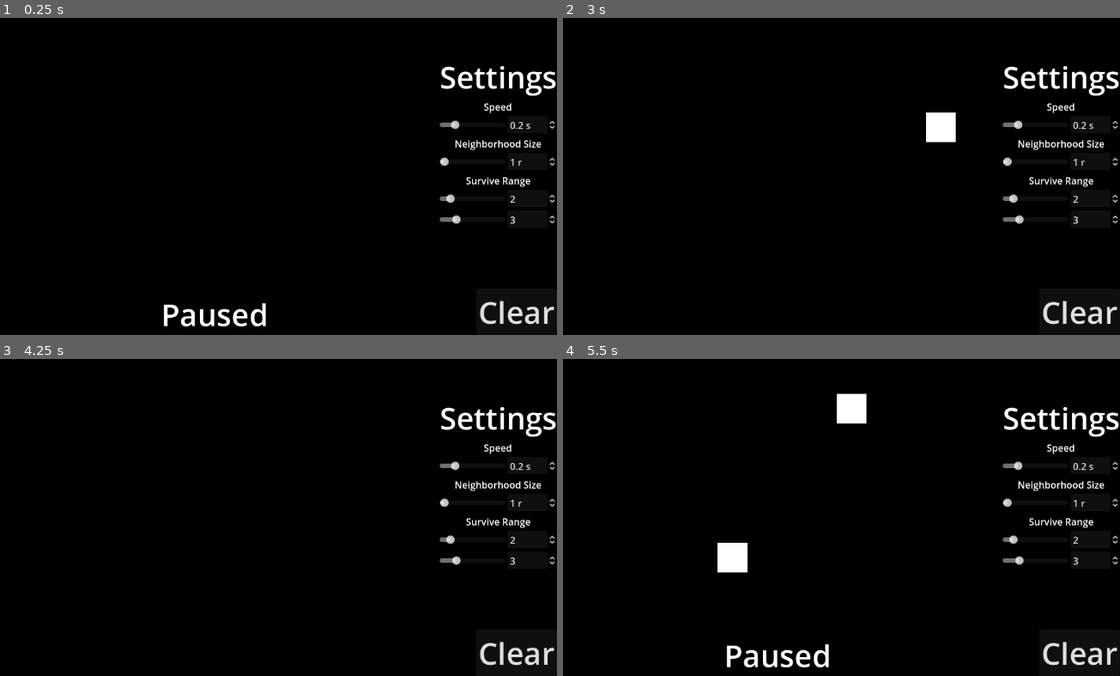
Above: before the commit, frames 1-4 (two rows, left to right).
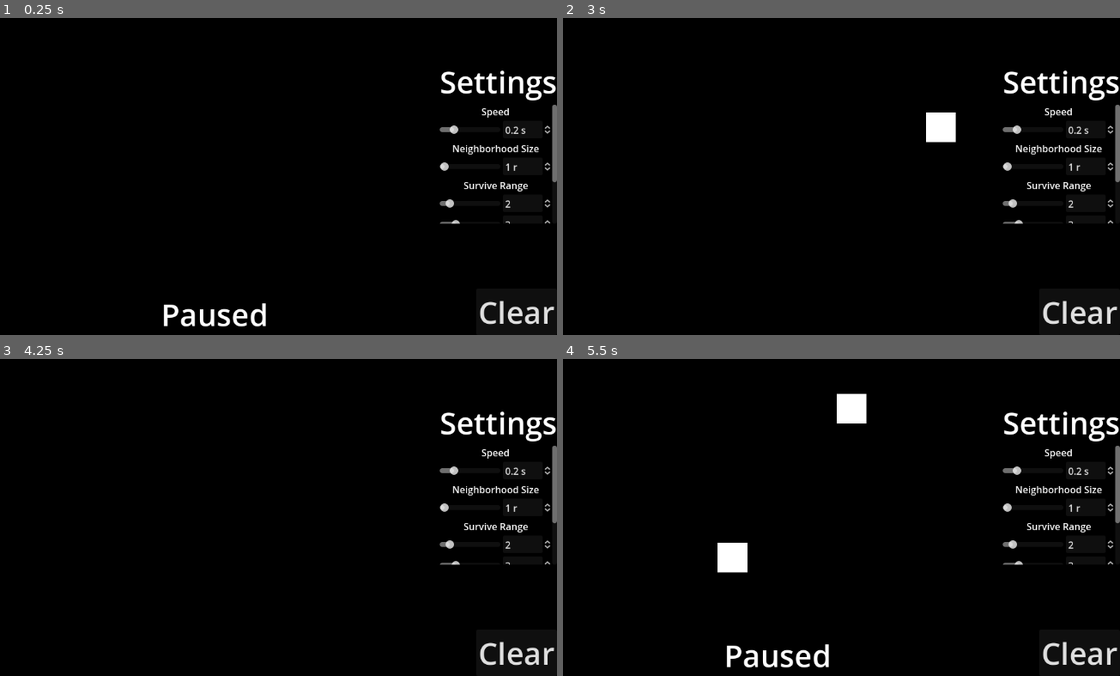
Above: after the commit, the same moments.

Repository: Shuflduf/GridBox
Game: Godot game, scene res://Scenes/main.tscn
Two runs of this game, one before a commit and one after it. Both use one fixed random seed, a clock stepped at 60 frames per second and the inputs below.
Inputs (mouse positions are in pixels of both pictures, inside the frame that each line leads up to):
- Up to frame 1 (0.25 s): no input
- Up to frame 2 (3 s): click "Clear" at 0.5 s; click "Clear" at 1.25 s; click "Clear" at 2 s; tap Enter at 2.75 s; move the mouse to (930, 122) at 2.77 s; tap Space (play) at 2.85 s; click (930, 122) at 2.92 s
- Up to frame 3 (4.25 s): tap Space (play) at 3.5, 3.6 s; move the mouse to (77, 501) at 3.52 s; click (77, 501) at 3.67 s
- Up to frame 4 (5.5 s): tap Enter at 4.25 s; move the mouse to (847, 397) at 4.27 s; tap Space (play) at 4.35, 5, 5.1 s; click (847, 397) at 4.42 s; move the mouse to (741, 558) at 5.02 s; click (741, 558) at 5.17 s

The runs differ from the first frame. In frame 1, 2.6% of the frame differs, in the area x 78-100%, y 15-66%; in frame 2, 2.6%; in frame 3, 2.6%; in frame 4, 2.6%.

Commit message:
more ranges

Diff:
--- a/Scenes/main.tscn
+++ b/Scenes/main.tscn
@@ -35,5 +35,6 @@
 
 [connection signal="clear" from="CanvasLayer/UI" to="." method="_on_ui_clear"]
 [connection signal="radius_changed" from="CanvasLayer/UI" to="." method="_on_ui_radius_changed"]
+[connection signal="reproduction_range_changed" from="CanvasLayer/UI" to="." method="_on_ui_reproduction_range_changed"]
 [connection signal="speed_changed" from="CanvasLayer/UI" to="." method="_on_ui_speed_changed"]
 [connection signal="survive_range_changed" from="CanvasLayer/UI" to="." method="_on_ui_survive_range_changed"]
--- a/Scenes/ui.tscn
+++ b/Scenes/ui.tscn
@@ -51,73 +51,127 @@
 label_settings = ExtResource("2_k8k4s")
 horizontal_alignment = 1
 
-[node name="Label2" type="Label" parent="VBoxContainer"]
+[node name="ScrollContainer" type="ScrollContainer" parent="VBoxContainer"]
+custom_minimum_size = Vector2(0, 200)
+layout_mode = 2
+size_flags_vertical = 4
+mouse_filter = 0
+
+[node name="VBoxContainer" type="VBoxContainer" parent="VBoxContainer/ScrollContainer"]
+layout_mode = 2
+size_flags_horizontal = 3
+
+[node name="Label2" type="Label" parent="VBoxContainer/ScrollContainer/VBoxContainer"]
 layout_mode = 2
 text = "Speed"
 label_settings = ExtResource("3_pwxuv")
 horizontal_alignment = 1
 
-[node name="Speed" parent="VBoxContainer" instance=ExtResource("4_5vq6q")]
-layout_mode = 2
-
-[node name="Label3" type="Label" parent="VBoxContainer"]
+[node name="Speed" parent="VBoxContainer/ScrollContainer/VBoxContainer" instance=ExtResource("4_5vq6q")]
+layout_mode = 2
+
+[node name="Label3" type="Label" parent="VBoxContainer/ScrollContainer/VBoxContainer"]
 layout_mode = 2
 text = "Neighborhood Size"
 label_settings = ExtResource("3_pwxuv")
 horizontal_alignment = 1
 
-[node name="Radius" parent="VBoxContainer" instance=ExtResource("4_5vq6q")]
-layout_mode = 2
-
-[node name="Slider" parent="VBoxContainer/Radius" index="0"]
+[node name="Radius" parent="VBoxContainer/ScrollContainer/VBoxContainer" instance=ExtResource("4_5vq6q")]
+layout_mode = 2
+
+[node name="Slider" parent="VBoxContainer/ScrollContainer/VBoxContainer/Radius" index="0"]
 min_value = 1.0
 max_value = 10.0
 step = 1.0
 value = 1.0
 
-[node name="SpinBox" parent="VBoxContainer/Radius" index="1"]
+[node name="SpinBox" parent="VBoxContainer/ScrollContainer/VBoxContainer/Radius" index="1"]
 min_value = 1.0
 max_value = 10.0
 step = 1.0
 value = 1.0
 suffix = "r"
 
-[node name="Label4" type="Label" parent="VBoxContainer"]
+[node name="Label4" type="Label" parent="VBoxContainer/ScrollContainer/VBoxContainer"]
 layout_mode = 2
 text = "Survive Range"
 label_settings = ExtResource("3_pwxuv")
 horizontal_alignment = 1
 
-[node name="SurviveRange" type="VBoxContainer" parent="VBoxContainer"]
+[node name="SurviveRange" type="VBoxContainer" parent="VBoxContainer/ScrollContainer/VBoxContainer"]
 layout_mode = 2
 script = ExtResource("5_wwotg")
-
-[node name="Min" parent="VBoxContainer/SurviveRange" instance=ExtResource("4_5vq6q")]
-layout_mode = 2
-
-[node name="Slider" parent="VBoxContainer/SurviveRange/Min" index="0"]
+current_range = Vector2i(2, 3)
+
+[node name="Min" parent="VBoxContainer/ScrollContainer/VBoxContainer/SurviveRange" instance=ExtResource("4_5vq6q")]
+layout_mode = 2
+
+[node name="Slider" parent="VBoxContainer/ScrollContainer/VBoxContainer/SurviveRange/Min" index="0"]
 min_value = 1.0
 max_value = 10.0
 step = 1.0
 value = 2.0
 
-[node name="SpinBox" parent="VBoxContainer/SurviveRange/Min" index="1"]
+[node name="SpinBox" parent="VBoxContainer/ScrollContainer/VBoxContainer/SurviveRange/Min" index="1"]
 min_value = 1.0
 max_value = 10.0
 step = 1.0
 value = 2.0
 suffix = ""
 
-[node name="Max" parent="VBoxContainer/SurviveRange" instance=ExtResource("4_5vq6q")]
-layout_mode = 2
-
-[node name="Slider" parent="VBoxContainer/SurviveRange/Max" index="0"]
-min_value = 1.0
-max_value = 10.0
-step = 1.0
-value = 3.0
-
-[node name="SpinBox" parent="VBoxContainer/SurviveRange/Max" index="1"]
+[node name="Max" parent="VBoxContainer/ScrollContainer/VBoxContainer/SurviveRange" instance=ExtResource("4_5vq6q")]
+layout_mode = 2
+
+[node name="Slider" parent="VBoxContainer/ScrollContainer/VBoxContainer/SurviveRange/Max" index="0"]
+min_value = 1.0
+max_value = 10.0
+step = 1.0
+value = 3.0
+
+[node name="SpinBox" parent="VBoxContainer/ScrollContainer/VBoxContainer/SurviveRange/Max" index="1"]
+min_value = 1.0
+max_value = 10.0
+step = 1.0
+value = 3.0
+suffix = ""
+
+[node name="Label5" type="Label" parent="VBoxContainer/ScrollContainer/VBoxContainer"]
+layout_mode = 2
+text = "Reproduce Range"
+label_settings = ExtResource("3_pwxuv")
+horizontal_alignment = 1
+
+[node name="ReproductionRange" type="VBoxContainer" parent="VBoxContainer/ScrollContainer/VBoxContainer"]
+layout_mode = 2
+script = ExtResource("5_wwotg")
+current_range = Vector2i(3, 3)
+
+[node name="Min" parent="VBoxContainer/ScrollContainer/VBoxContainer/ReproductionRange" instance=ExtResource("4_5vq6q")]
+layout_mode = 2
+
+[node name="Slider" parent="VBoxContainer/ScrollContainer/VBoxContainer/ReproductionRange/Min" index="0"]
+min_value = 1.0
+max_value = 10.0
+step = 1.0
+value = 3.0
+
+[node name="SpinBox" parent="VBoxContainer/ScrollContainer/VBoxContainer/ReproductionRange/Min" index="1"]
+min_value = 1.0
+max_value = 10.0
+step = 1.0
+value = 3.0
+suffix = ""
+
+[node name="Max" parent="VBoxContainer/ScrollContainer/VBoxContainer/ReproductionRange" instance=ExtResource("4_5vq6q")]
+layout_mode = 2
+
+[node name="Slider" parent="VBoxContainer/ScrollContainer/VBoxContainer/ReproductionRange/Max" index="0"]
+min_value = 1.0
+max_value = 10.0
+step = 1.0
+value = 3.0
+
+[node name="SpinBox" parent="VBoxContainer/ScrollContainer/VBoxContainer/ReproductionRange/Max" index="1"]
 min_value = 1.0
 max_value = 10.0
 step = 1.0
@@ -139,14 +193,19 @@
 theme_override_font_sizes/font_size = 51
 text = "Clear"
 
-[connection signal="value_changed" from="VBoxContainer/Speed" to="." method="_on_speed_value_changed"]
-[connection signal="value_changed" from="VBoxContainer/Radius" to="." method="_on_radius_value_changed"]
-[connection signal="value_changed" from="VBoxContainer/Radius" to="VBoxContainer/SurviveRange" method="_on_radius_value_changed"]
-[connection signal="range_changed" from="VBoxContainer/SurviveRange" to="." method="_on_survive_range_changed"]
-[connection signal="value_changed" from="VBoxContainer/SurviveRange/Min" to="VBoxContainer/SurviveRange" method="_on_min_value_changed"]
-[connection signal="value_changed" from="VBoxContainer/SurviveRange/Max" to="VBoxContainer/SurviveRange" method="_on_max_value_changed"]
+[connection signal="value_changed" from="VBoxContainer/ScrollContainer/VBoxContainer/Speed" to="." method="_on_speed_value_changed"]
+[connection signal="value_changed" from="VBoxContainer/ScrollContainer/VBoxContainer/Radius" to="." method="_on_radius_value_changed"]
+[connection signal="value_changed" from="VBoxContainer/ScrollContainer/VBoxContainer/Radius" to="VBoxContainer/ScrollContainer/VBoxContainer/SurviveRange" method="_on_radius_value_changed"]
+[connection signal="range_changed" from="VBoxContainer/ScrollContainer/VBoxContainer/SurviveRange" to="." method="_on_survive_range_changed"]
+[connection signal="value_changed" from="VBoxContainer/ScrollContainer/VBoxContainer/SurviveRange/Min" to="VBoxContainer/ScrollContainer/VBoxContainer/SurviveRange" method="_on_min_value_changed"]
+[connection signal="value_changed" from="VBoxContainer/ScrollContainer/VBoxContainer/SurviveRange/Max" to="VBoxContainer/ScrollContainer/VBoxContainer/SurviveRange" method="_on_max_value_changed"]
+[connection signal="range_changed" from="VBoxContainer/ScrollContainer/VBoxContainer/ReproductionRange" to="." method="_on_reproduction_range_range_changed"]
+[connection signal="value_changed" from="VBoxContainer/ScrollContainer/VBoxContainer/ReproductionRange/Min" to="VBoxContainer/ScrollContainer/VBoxContainer/ReproductionRange" method="_on_min_value_changed"]
+[connection signal="value_changed" from="VBoxContainer/ScrollContainer/VBoxContainer/ReproductionRange/Max" to="VBoxContainer/ScrollContainer/VBoxContainer/ReproductionRange" method="_on_max_value_changed"]
 [connection signal="pressed" from="Clear" to="." method="_on_clear_pressed"]
 
-[editable path="VBoxContainer/Radius"]
-[editable path="VBoxContainer/SurviveRange/Min"]
-[editable path="VBoxContainer/SurviveRange/Max"]
+[editable path="VBoxContainer/ScrollContainer/VBoxContainer/Radius"]
+[editable path="VBoxContainer/ScrollContainer/VBoxContainer/SurviveRange/Min"]
+[editable path="VBoxContainer/ScrollContainer/VBoxContainer/SurviveRange/Max"]
+[editable path="VBoxContainer/ScrollContainer/VBoxContainer/ReproductionRange/Min"]
+[editable path="VBoxContainer/ScrollContainer/VBoxContainer/ReproductionRange/Max"]
--- a/Scenes/value_handler.tscn
+++ b/Scenes/value_handler.tscn
@@ -13,6 +13,7 @@
 max_value = 1.0
 step = 0.01
 value = 0.2
+scrollable = false
 
 [node name="SpinBox" type="SpinBox" parent="."]
 layout_mode = 2
--- a/Scripts/main.gd
+++ b/Scripts/main.gd
@@ -66,7 +66,7 @@
 			if neighbor_count in range(survive_range.x, survive_range.y + 1):
 				new_cell_pos.append(cell)
 		else:
-			if neighbor_count == 3:
+			if neighbor_count in range(reproduction_range.x, reproduction_range.y + 1):
 				new_cell_pos.append(cell)
 
 	tilemap.clear()
@@ -102,3 +102,7 @@
 
 func _on_ui_survive_range_changed(new_range: Vector2i) -> void:
 	survive_range = new_range
+
+
+func _on_ui_reproduction_range_changed(new_range: Vector2i) -> void:
+	reproduction_range = new_range
--- a/Scripts/survive_range.gd
+++ b/Scripts/survive_range.gd
@@ -2,7 +2,7 @@
 
 signal range_changed(range: Vector2i)
 
-var range = Vector2i(2, 3)
+@export var current_range = Vector2i(1, 1)
 
 func _on_radius_value_changed(new_value: Variant) -> void:
 	var squared = (((new_value * 2) + 1) ** 2) - 1
@@ -11,10 +11,10 @@
 
 
 func _on_min_value_changed(new_value: Variant) -> void:
-	range.x = new_value
-	range_changed.emit(range)
+	current_range.x = new_value
+	range_changed.emit(current_range)
 
 
 func _on_max_value_changed(new_value: Variant) -> void:
-	range.y = new_value
-	range_changed.emit(range)
+	current_range.y = new_value
+	range_changed.emit(current_range)
--- a/Scripts/ui.gd
+++ b/Scripts/ui.gd
@@ -4,7 +4,8 @@
 
 signal speed_changed(speed: float)
 signal radius_changed(radius: int)
-signal survive_range_changed(range: Vector2i)
+signal survive_range_changed(new_range: Vector2i)
+signal reproduction_range_changed(new_range: Vector2i)
 signal clear
 
 func _on_speed_value_changed(new_value: Variant) -> void:
@@ -19,5 +20,9 @@
 	radius_changed.emit(new_value)
 
 
-func _on_survive_range_changed(range: Vector2i) -> void:
-	survive_range_changed.emit(range)
+func _on_survive_range_changed(new_range: Vector2i) -> void:
+	survive_range_changed.emit(new_range)
+
+
+func _on_reproduction_range_range_changed(new_range: Vector2i) -> void:
+	reproduction_range_changed.emit(new_range)
